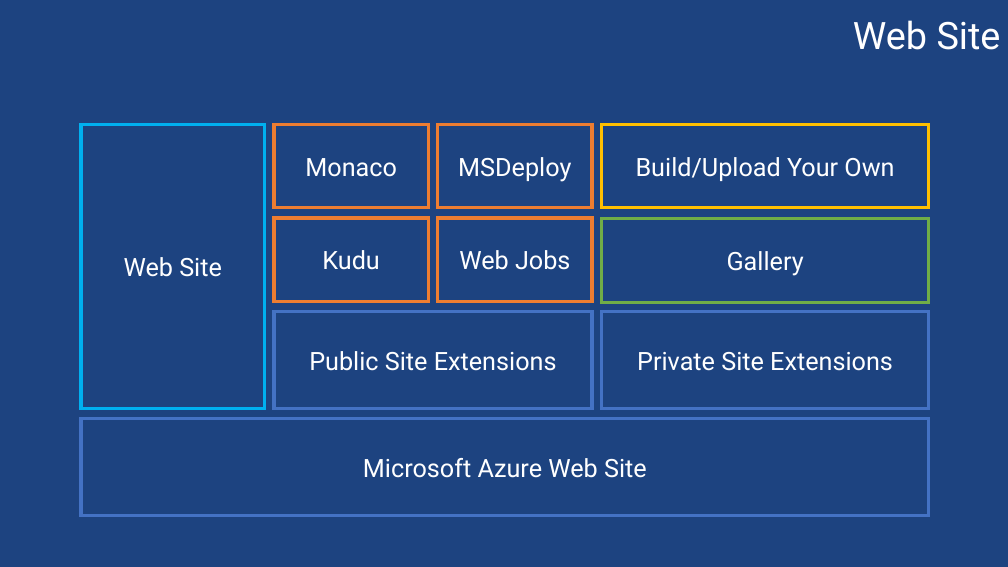
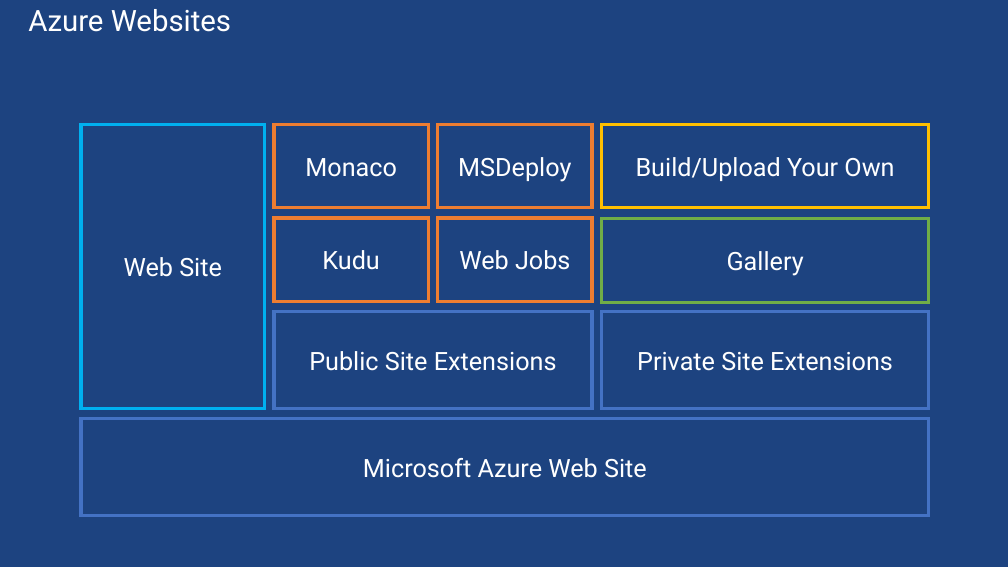
Before and after one commit to sack212/BasicAzureCamp, a slide deck: slide 51 of Web/Web.pptx (slide 44 before the commit). Drawn at 1008x567 pixels with LibreOffice and Linux fonts; fonts in the diff are those of the drawing; background and template pictures are left out. Boxes give left, top, right and bottom in pixels: in the first picture for what was removed or moved away, otherwise in the second. Text is boxed around its words. In the diff, an @@ line names an element or a change of style, - is before the commit and + after.

```diff
--- a/Web/Web.pptx
+++ b/Web/Web.pptx
@@ text added at <box>28,9,231,32</box>, 28 pt, text #FFFFFF @@
+Azure Websites
@@ text removed at <box>853,20,1001,50</box> @@
-Web Site
```
Also in this commit, not shown: 10 other slides changed, 7 slides added, 7 other files.
